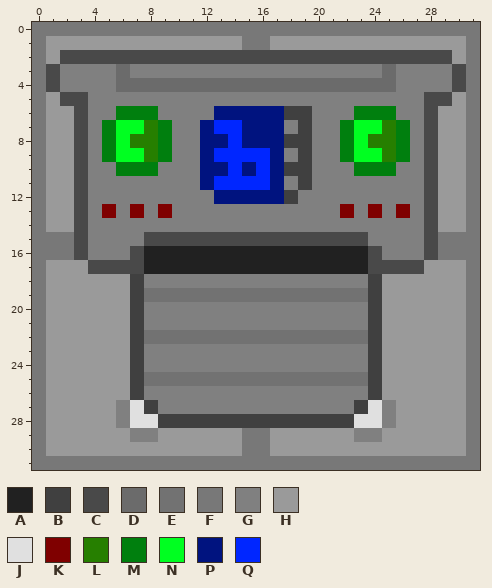
Pixel-art sprite: core/assets/component_machine.png. The picture above is the old version.
The file is 32x32 pixels.
Palette (. is transparent): A #212121  B #404040  C #494949  D #6b6b6b  E #727272  F #787878  G #808080  H #9a9a9a  J #e0e0e0  K #7f0000  L #267f00  M #007f0e  N #00ff21  P #00137f  Q #0026ff
The result:
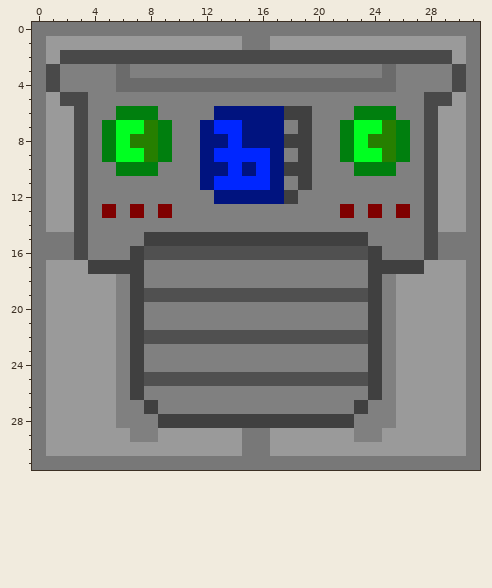
From old to new:
colour E: #727272 -> #505050
y 15: x 8..23 CCCCCCCCCCCCCCCC -> BBBBBBBBBBBBBBBB
y 16: x 7..24 CAAAAAAAAAAAAAAAAC -> BEEEEEEEEEEEEEEEEB
y 17: x 4..27 CCCCAAAAAAAAAAAAAAAACCCC -> BBBBGGGGGGGGGGGGGGGGBBBB
y 18..26: x 6 H -> G; x 25 H -> G
y 27: x 7 J -> G; x 24 J -> G
y 28: x 7..8 JJ -> GG; x 23..24 JJ -> GG
